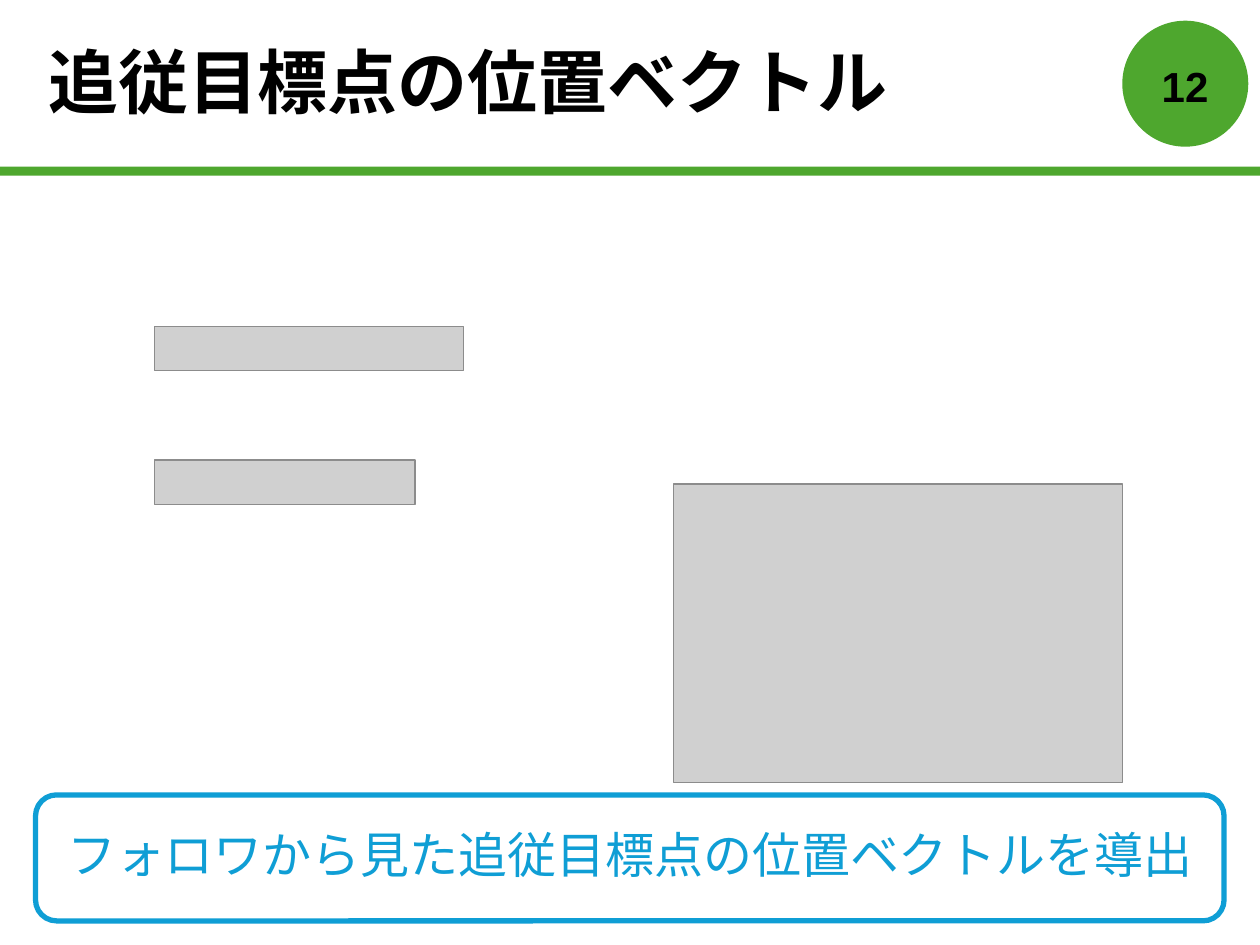
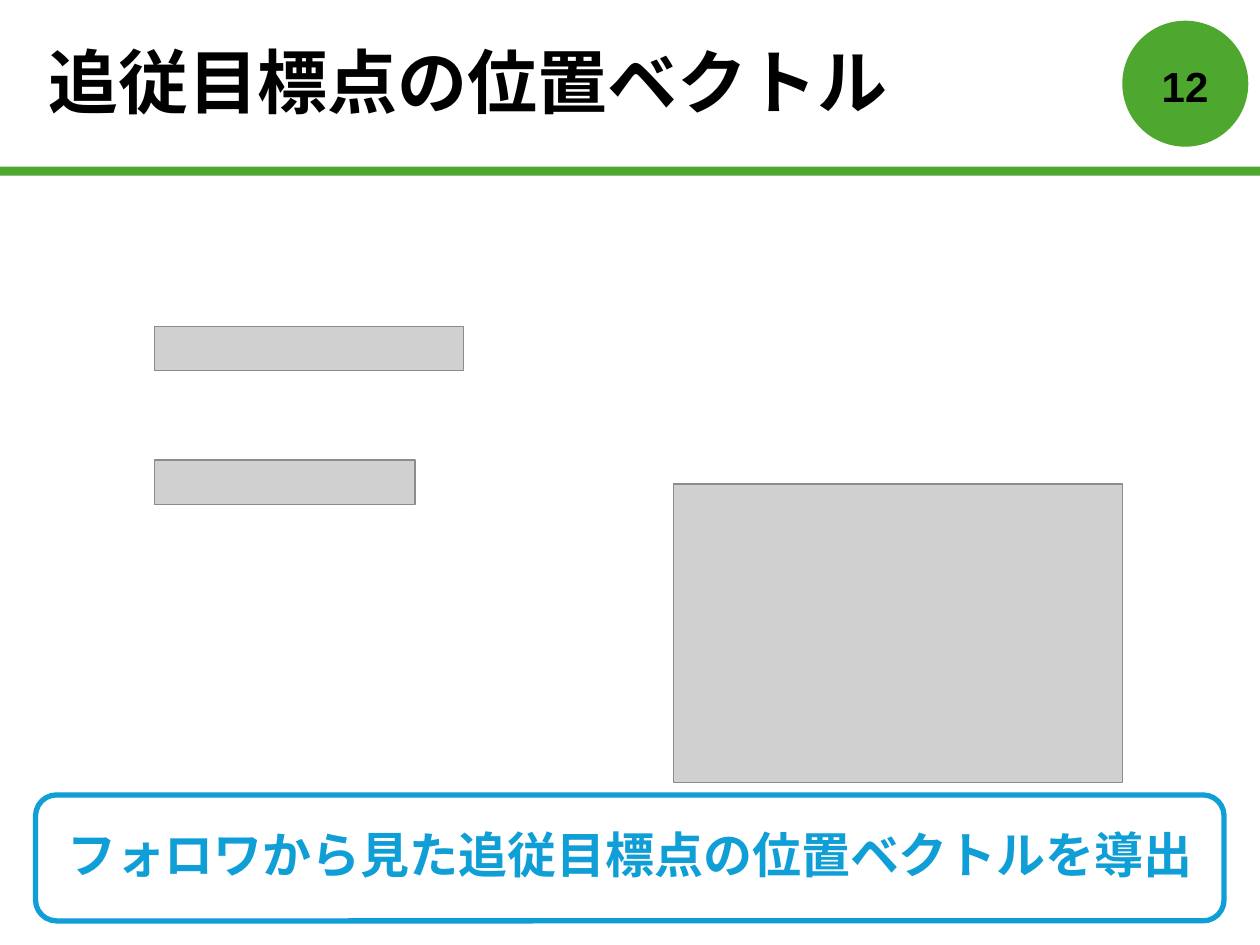
Before and after one commit to forest-book/MatlabLOSFormation, a slide deck: slide 13 of 森本皓斗.pptx. Drawn at 1260x945 pixels with LibreOffice and Linux fonts; fonts in the diff are those of the drawing; grey boxes stand for pictures. Boxes give left, top, right and bottom in pixels: in the first picture for what was removed or moved away, otherwise in the second. Text is boxed around its words. In the diff, an @@ line names an element or a change of style, - is before the commit and + after.

```diff
--- a/森本皓斗.pptx
+++ b/森本皓斗.pptx
@@ text "フォロワから見た追従目標点の位置ベクトルを導出" at bbox=[67, 831, 1192, 878]: bold on @@
```
Also in this commit, not shown: 1 other slide changed.
